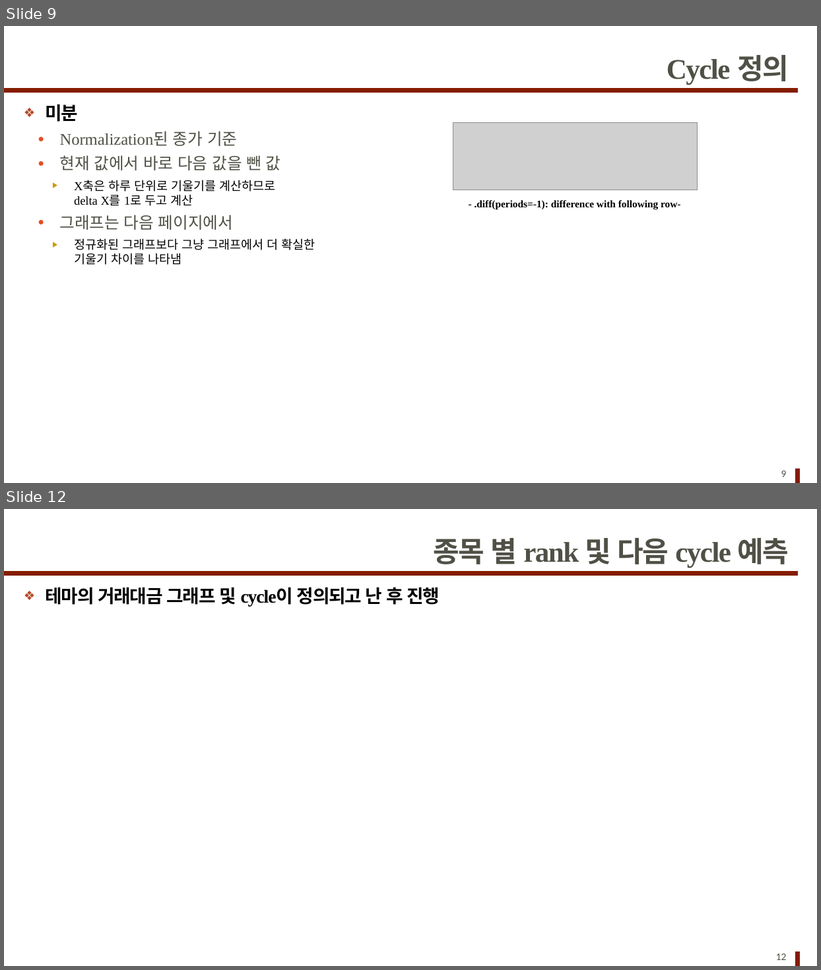
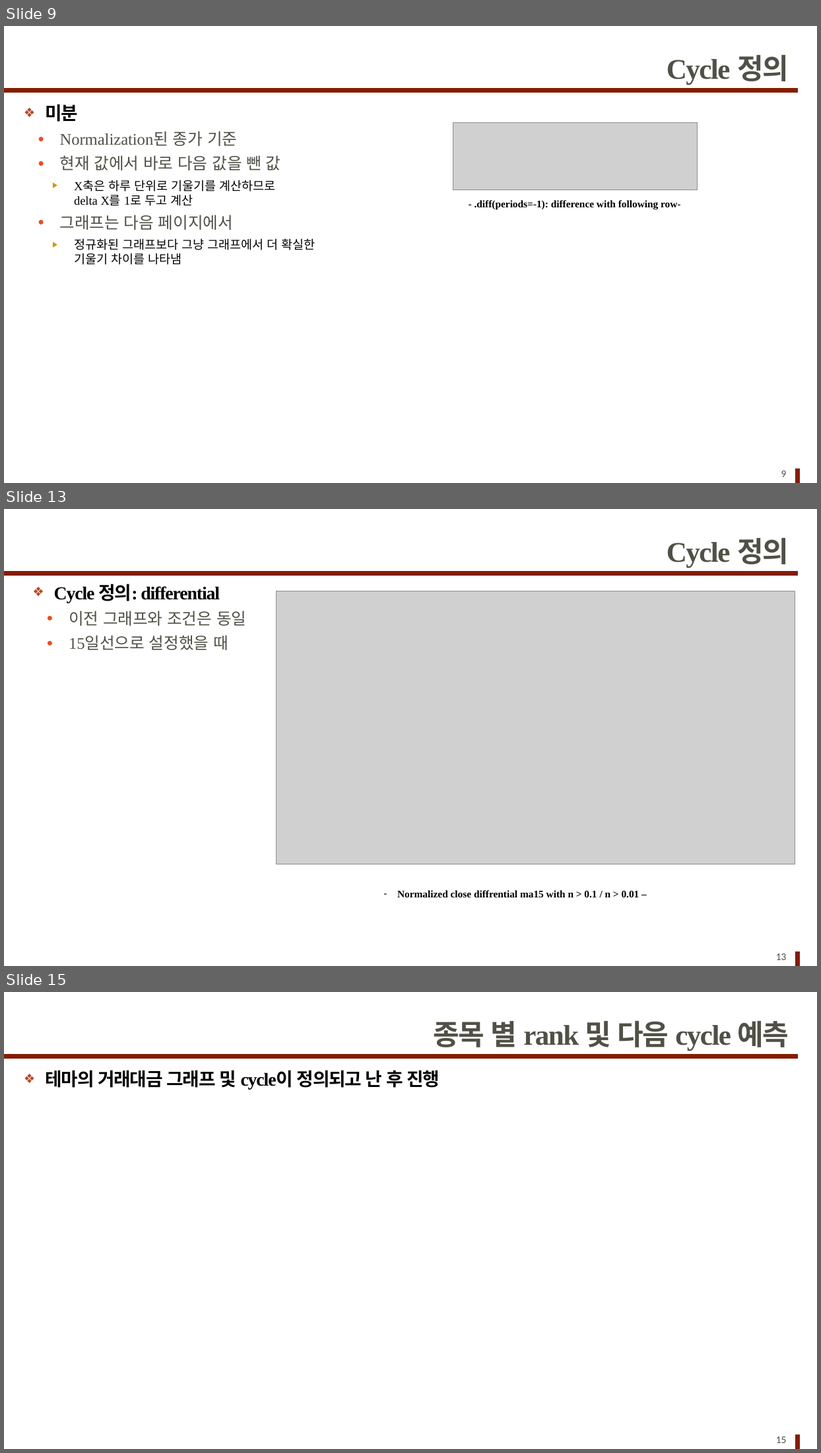
Before and after one commit to pathofexile7777/stock_cycle_prediction, a slide deck: 현황.pptx. Shown one above the other, each under a label of ours: slides 9 and 12 before the commit, slides 9, 13 and 15 after it; the slides between them are not shown. The pictures are 821x970 and 821x1453 pixels, drawn with LibreOffice and Linux fonts; fonts in the diff are those of the drawing; grey boxes stand for pictures. Boxes give left, top, right and bottom in pixels: in the first picture for what was removed or moved away, otherwise in the second. Text is boxed around its words. In the diff, an @@ line names an element or a change of style, - is before the commit and + after.

Commit message:
그래프 파라미터 조정

```diff
--- a/현황.pptx
+++ b/현황.pptx
@@ slide 13 added at (4, 509, 817, 966), background #FFFFFF; not listed: 2 template elements that a slide beside it also shows @@
@@ title added at (667, 538, 789, 568), 28 pt, text #505046, bold @@
+Cycle 정의
@@ text added at (54, 584, 246, 650), 16 pt, text #505046 @@
+❖ Cycle 정의: differential
+  ● 이전 그래프와 조건은 동일
+  ● 15일선으로 설정했을 때
@@ picture added at (277, 591, 795, 864) @@
@@ text added at (397, 890, 640, 898), 10 pt, text #000000, bold @@
+– Normalized close diffrential ma15 with n > 0.1 / n > 0.01 –
@@ page number added at (776, 954, 787, 960), 10 pt, text #505046 @@
+13
@@ what was slide 12 is now slide 15 @@
@@ page number at (776, 1437, 787, 1443): text changed @@
-12
+15
```
Also in this commit, not shown: 2 slides changed, 2 other slides added, 11 other files.
